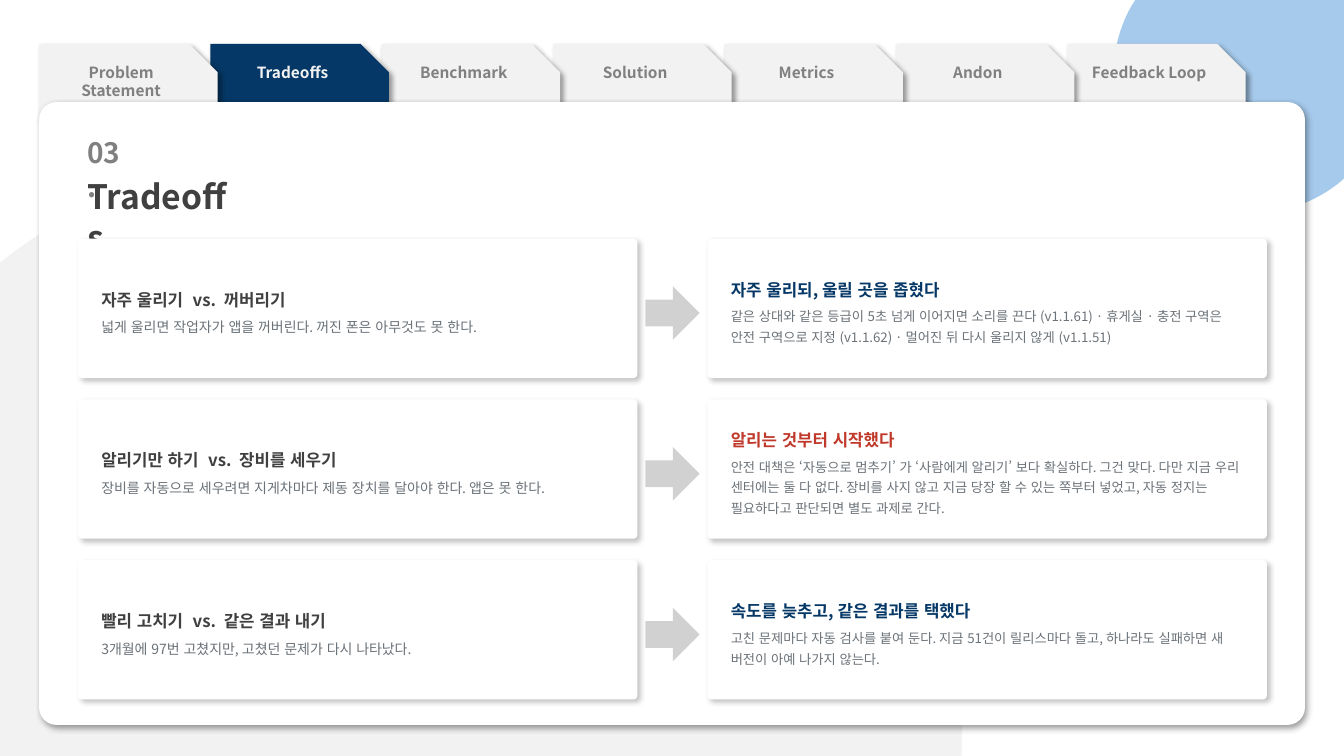
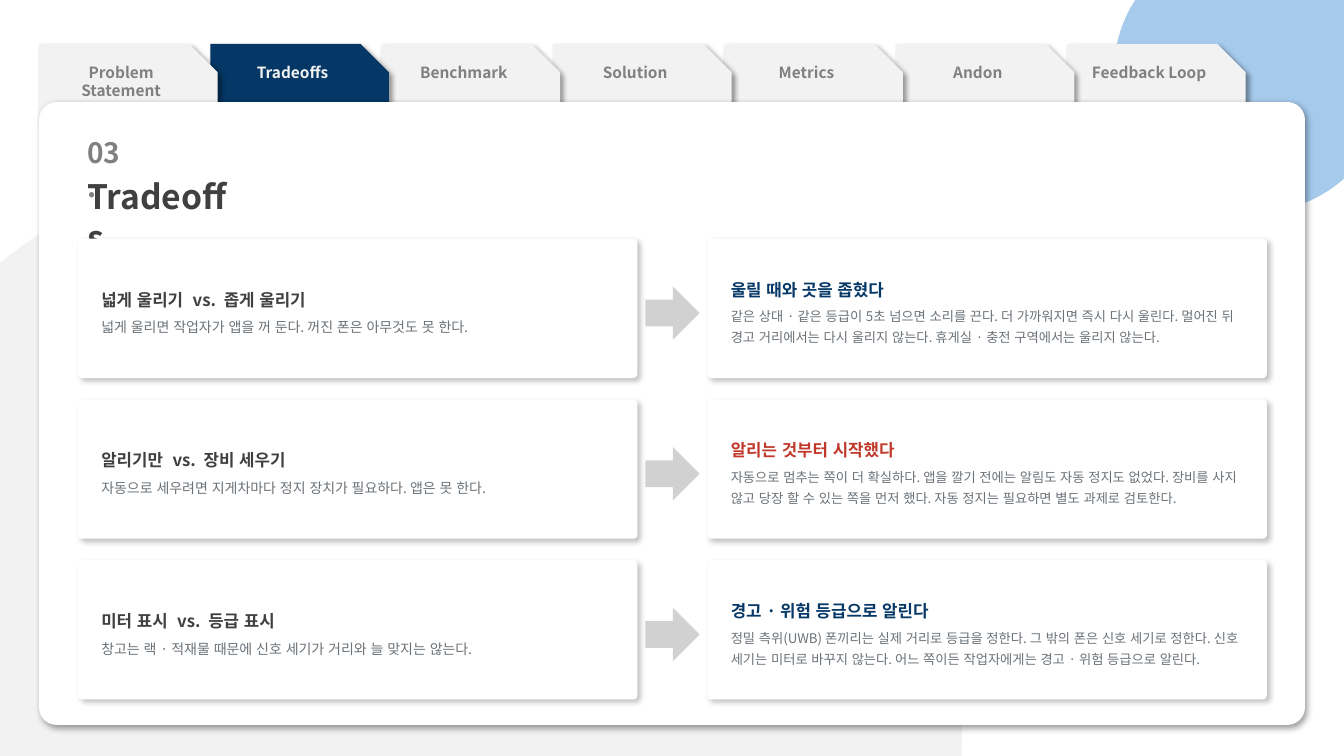
Before and after one commit to pslymzero-cyber/SafeAlert, a slide deck: slide 7 of docs/presentation/contest/SafeAlert_CouSolve_Contest.pptx. Drawn at 1344x756 pixels with LibreOffice and Linux fonts; fonts in the diff are those of the drawing. Boxes give left, top, right and bottom in pixels: in the first picture for what was removed or moved away, otherwise in the second. Text is boxed around its words. In the diff, an @@ line names an element or a change of style, - is before the commit and + after.

```diff
--- a/docs/presentation/contest/SafeAlert_CouSolve_Contest.pptx
+++ b/docs/presentation/contest/SafeAlert_CouSolve_Contest.pptx
@@ text in rounded rectangle at (101,292,469,333): text changed @@
-자주 울리기 vs. 꺼버리기
-넓게 울리면 작업자가 앱을 꺼버린다. 꺼진 폰은 아무것도 못 한다.
+넓게 울리기 vs. 좁게 울리기
+넓게 울리면 작업자가 앱을 꺼 둔다. 꺼진 폰은 아무것도 못 한다.
@@ text in rounded rectangle at (731,279,1234,343): text changed @@
-자주 울리되, 울릴 곳을 좁혔다
-같은 상대와 같은 등급이 5초 넘게 이어지면 소리를 끈다 (v1.1.61) · 휴게실 · 충전 구역은 안전 구역으로 지정 (v1.1.62) · 멀어진 뒤 다시 울리지 않게 (v1.1.51)
+울릴 때와 곳을 좁혔다
+같은 상대 · 같은 등급이 5초 넘으면 소리를 끈다. 더 가까워지면 즉시 다시 울린다. 멀어진 뒤 경고 거리에서는 다시 울리지 않는다. 휴게실 · 충전 구역에서는 울리지 않는다.
@@ text in rounded rectangle at (101,452,486,494): text changed @@
-알리기만 하기 vs. 장비를 세우기
-장비를 자동으로 세우려면 지게차마다 제동 장치를 달아야 한다. 앱은 못 한다.
+알리기만 vs. 장비 세우기
+자동으로 세우려면 지게차마다 정지 장치가 필요하다. 앱은 못 한다.
@@ text in rounded rectangle at (731,471,1236,504): text changed @@
-안전 대책은 ‘자동으로 멈추기’ 가 ‘사람에게 알리기’ 보다 확실하다. 그건 맞다. 다만 지금 우리 센터에는 둘 다 없다. 장비를 사지 않고 지금 당장 할 수 있는 쪽부터 넣었고, 자동 정지는 필요하다고 판단되면 별도 과제로 간다.
+자동으로 멈추는 쪽이 더 확실하다. 앱을 깔기 전에는 알림도 자동 정지도 없었다. 장비를 사지 않고 당장 할 수 있는 쪽을 먼저 했다. 자동 정지는 필요하면 별도 과제로 검토한다.
@@ text in rounded rectangle at (101,613,472,655): text changed @@
-빨리 고치기 vs. 같은 결과 내기
-3개월에 97번 고쳤지만, 고쳤던 문제가 다시 나타났다.
+미터 표시 vs. 등급 표시
+창고는 랙 · 적재물 때문에 신호 세기가 거리와 늘 맞지는 않는다.
@@ text in rounded rectangle at (731,602,1238,665): text changed @@
-속도를 늦추고, 같은 결과를 택했다
-고친 문제마다 자동 검사를 붙여 둔다. 지금 51건이 릴리스마다 돌고, 하나라도 실패하면 새 버전이 아예 나가지 않는다.
+경고 · 위험 등급으로 알린다
+정밀 측위(UWB) 폰끼리는 실제 거리로 등급을 정한다. 그 밖의 폰은 신호 세기로 정한다. 신호 세기는 미터로 바꾸지 않는다. 어느 쪽이든 작업자에게는 경고 · 위험 등급으로 알린다.
```
Also in this commit, not shown: 12 other slides changed, 2 other files.
